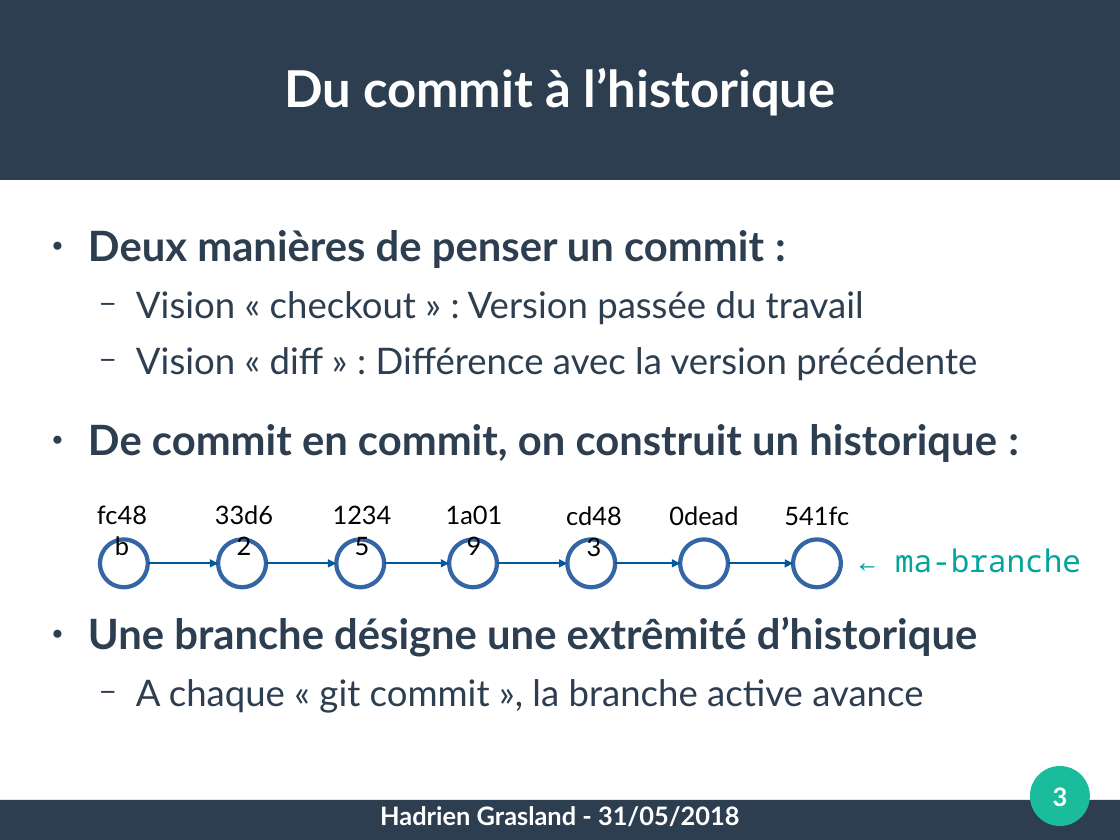
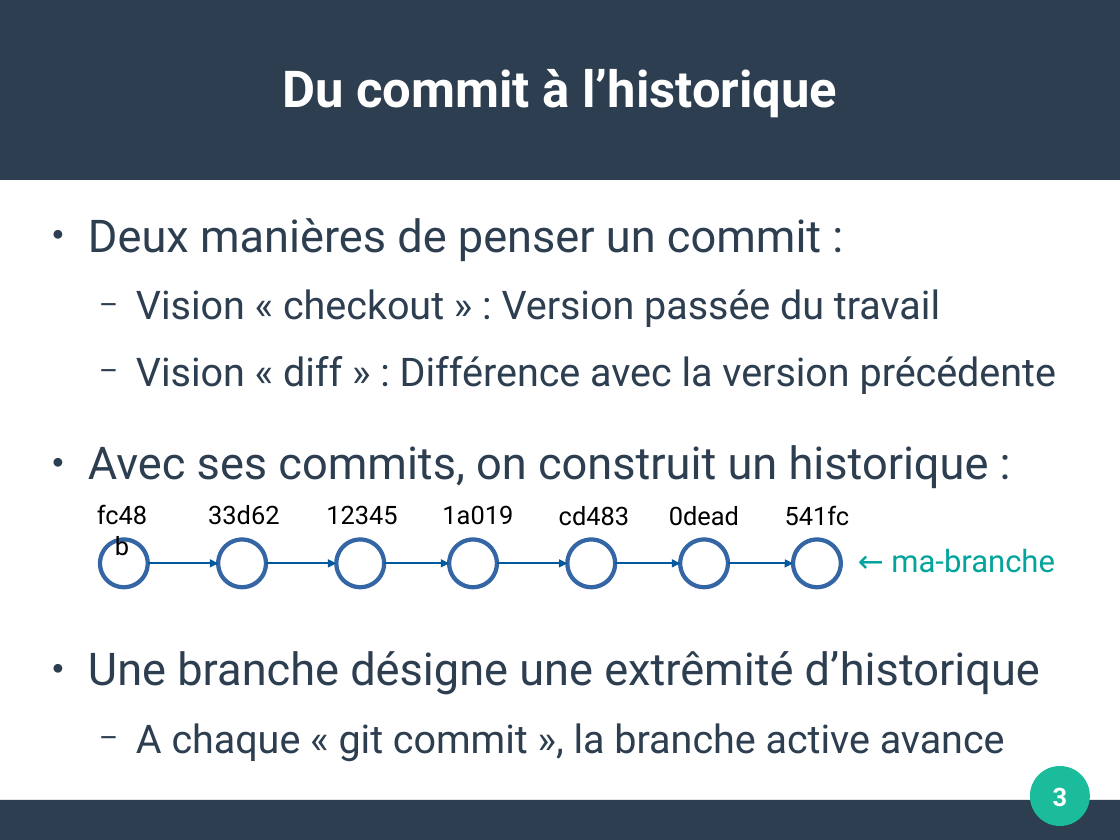
Before and after one commit to pushou/formation-git, a slide deck: slide 3 of PresRecap-J1.odp. Drawn at 1120x840 pixels with LibreOffice and Linux fonts; fonts in the diff are those of the drawing. Boxes give left, top, right and bottom in pixels: in the first picture for what was removed or moved away, otherwise in the second. Text is boxed around its words. In the diff, an @@ line names an element or a change of style, - is before the commit and + after.

```diff
--- a/PresRecap-J1.odp
+++ b/PresRecap-J1.odp
@@ text "Deux manières de penser un ...": place and size @@
-text "Deux manières de penser un ..." at box(88, 230, 997, 713)
+text "Deux manières de penser un ..." at box(88, 218, 1056, 762)
@@ text "Deux manières de penser un ..." at box(88, 218, 1056, 762): vertical alignment top to middle @@
@@ text at box(88, 218, 1056, 762): size 29.6 to 32 pt, bold off in "Deux manières de penser un commit :", "Une branche désigne une extrêmité d’historique"; font Lato to Roboto in "Deux manières de penser un commit :", "Vision « checkout » : Version passée ...", "Vision « diff » : Différence avec ...", "Une branche désigne une extrêmité d’historique" and 1 more places; size 25.9 to 28 pt in "Vision « checkout » : Version passée ...", "Vision « diff » : Différence avec ...", "A chaque « git commit », la ..."; line spacing 1 to 1.15; less space between paragraphs @@
@@ text at box(88, 445, 989, 488): text changed; size 29.6 to 32 pt; font Lato to Roboto; bold off @@
-● De commit en commit, on construit un historique :
+● Avec ses commits, on construit un historique :
@@ font Lato to Roboto in 8 elements at box(282, 69, 837, 118), box(669, 506, 739, 526), box(785, 505, 850, 526), box(208, 505, 279, 525), box(326, 505, 397, 525), box(80, 494, 165, 536), box(559, 506, 629, 526), box(442, 505, 513, 525) @@
@@ text "← ma-branche" at box(891, 548, 1055, 573): font Noto Sans Mono to Roboto @@
@@ text removed at box(380, 806, 740, 827) @@
-Hadrien Grasland - 31/05/2018
```
Also in this commit, not shown: 5 other slides changed, 16 other files.
